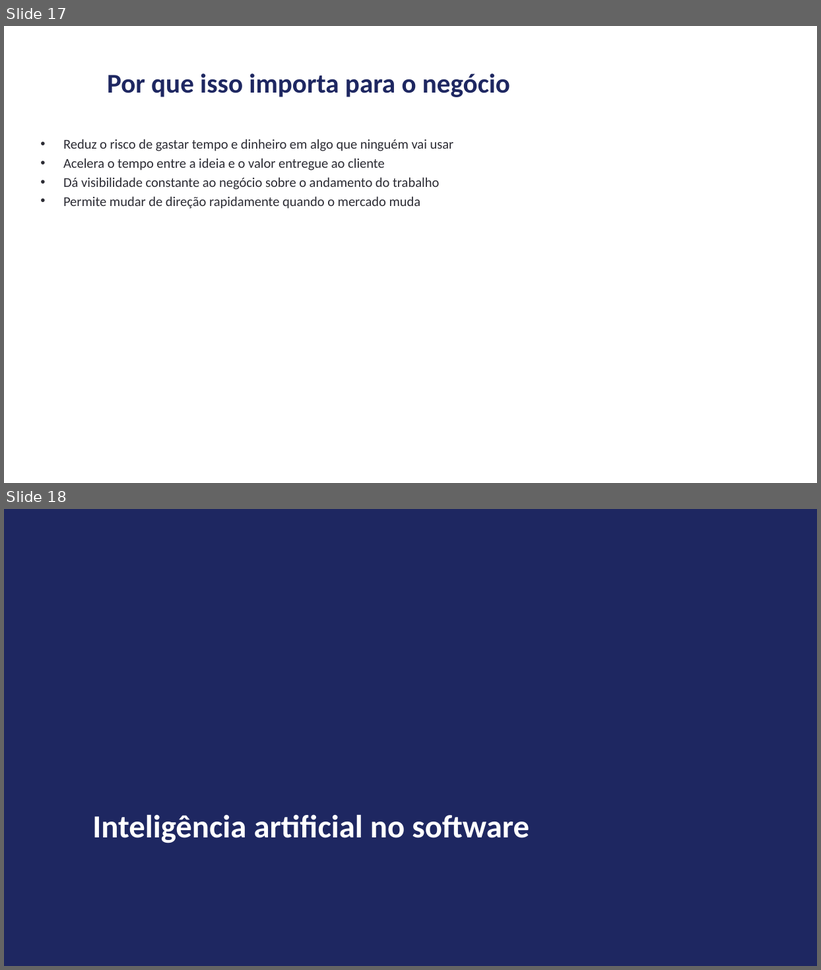
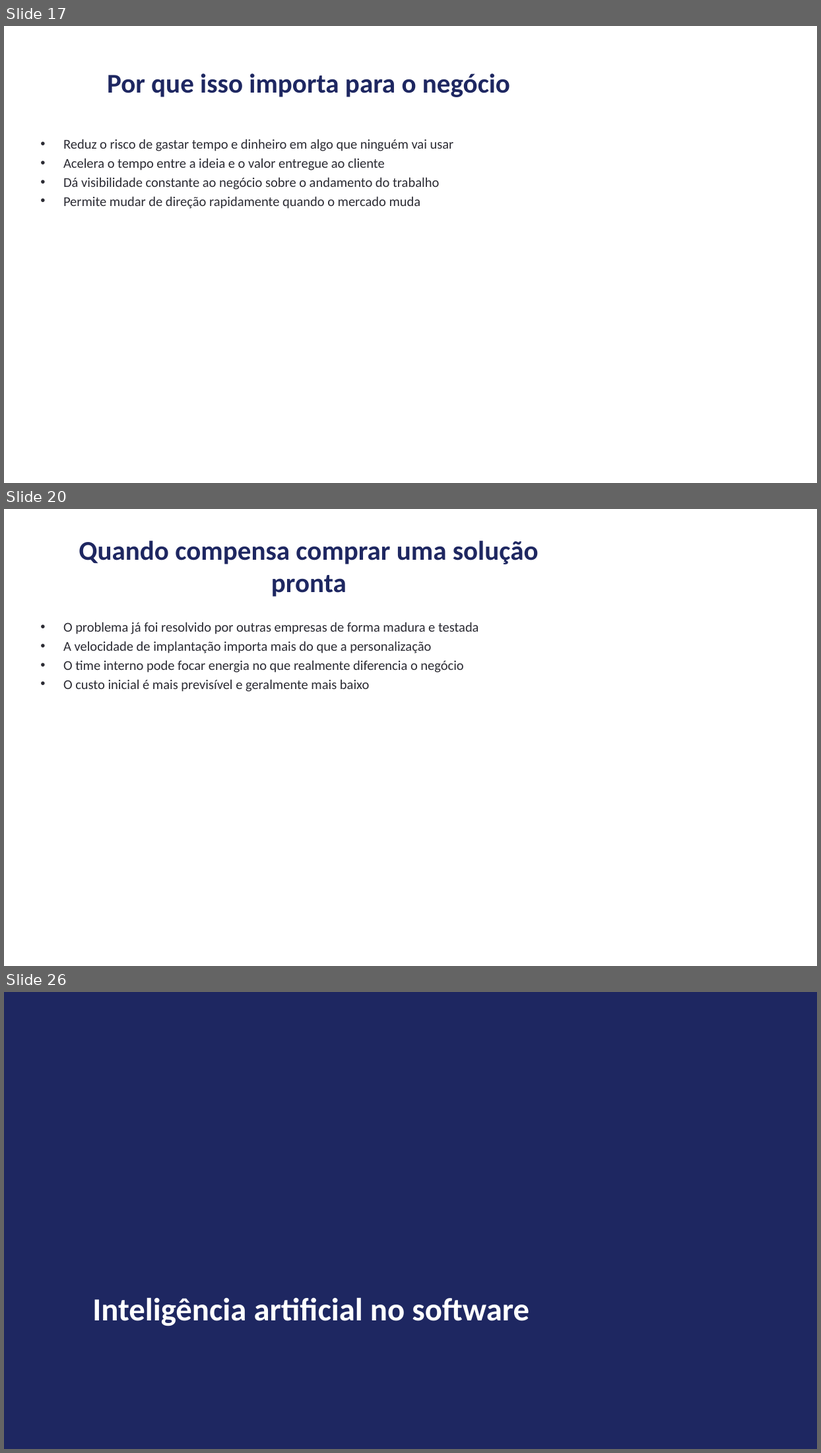
Before and after one commit to andrevberaldo/software-engineering, a slide deck: presentation/apresentacao.pptx. Shown one above the other, each under a label of ours: slides 17 and 18 before the commit, slides 17, 20 and 26 after it; the slides between them are not shown. The pictures are 821x970 and 821x1453 pixels, drawn with LibreOffice and Linux fonts; fonts in the diff are those of the drawing. Boxes give left, top, right and bottom in pixels: in the first picture for what was removed or moved away, otherwise in the second. Text is boxed around its words. In the diff, an @@ line names an element or a change of style, - is before the commit and + after.

```diff
--- a/presentation/apresentacao.pptx
+++ b/presentation/apresentacao.pptx
@@ slide 20 added at [4,509,817,966], background #FFFFFF @@
@@ title added at [79,541,539,597], 32 pt, text #1E2761, bold @@
+Quando compensa comprar uma solução pronta
@@ text added at [63,622,479,692], 16 pt, text #2B2B33 @@
+• O problema já foi resolvido por outras empresas de forma madura e testada
+• A velocidade de implantação importa mais do que a personalização
+• O time interno pode focar energia no que realmente diferencia o negócio
+• O custo inicial é mais previsível e geralmente mais baixo
@@ what was slide 18 is now slide 26 @@
```
Also in this commit, not shown: 1 slide changed, 7 other slides added, 5 other files.
